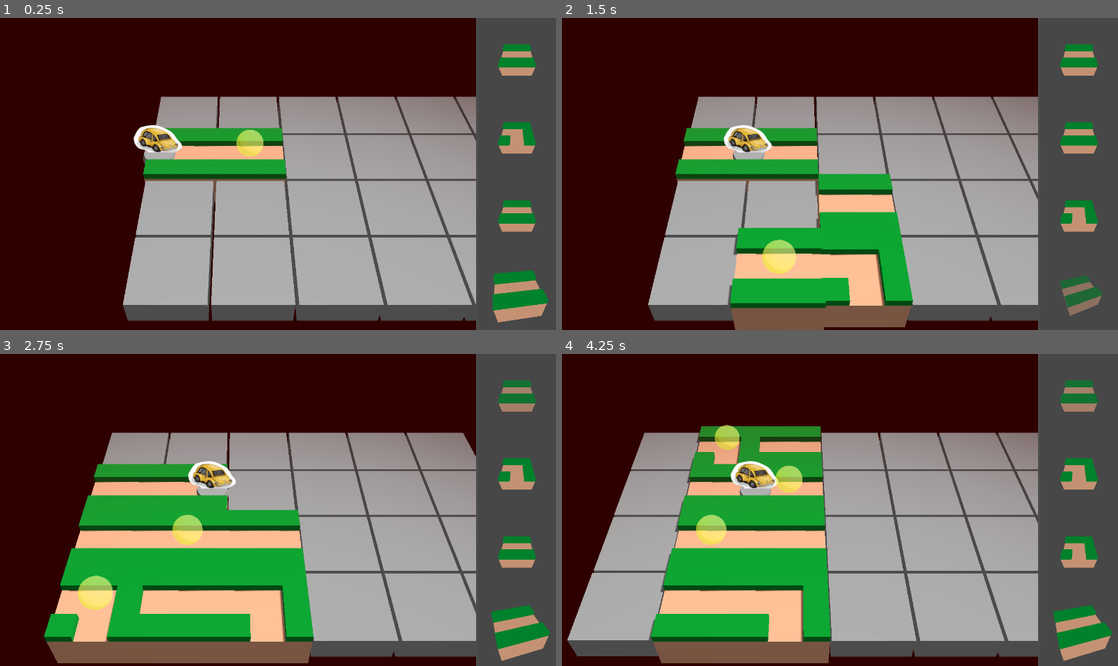
Above: before the commit, frames 1-4 (two rows, left to right).
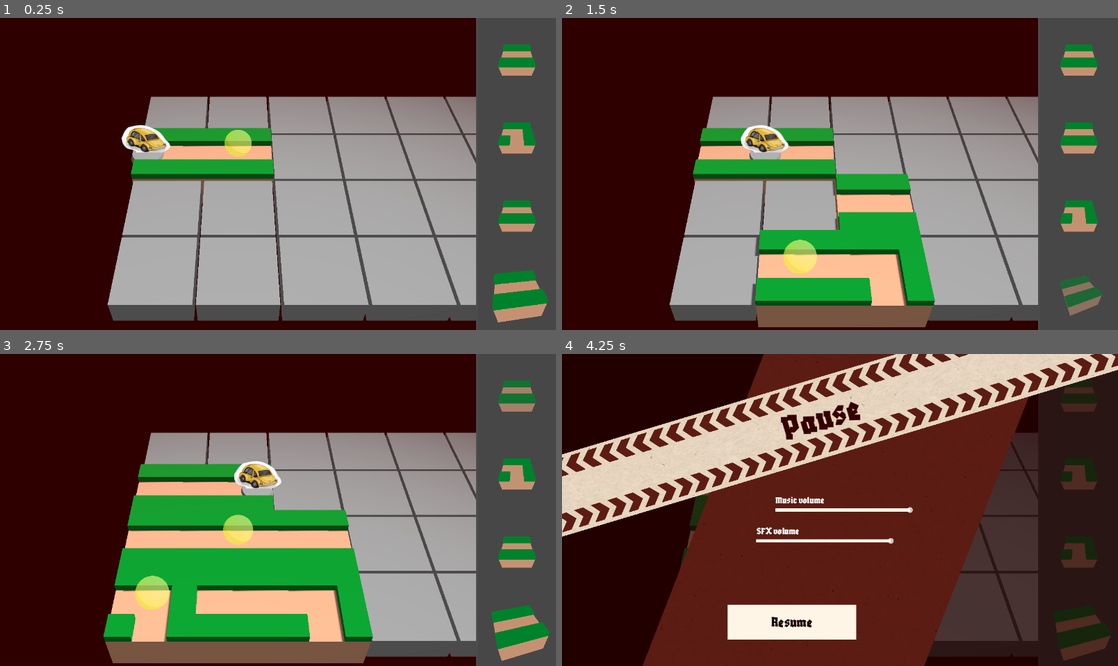
Above: after the commit, the same moments.

Repository: Pro1d/code4cause
Game: Godot game, scene res://scenes/main/GameMain.tscn
Two runs of this game, one before a commit and one after it. Both use one fixed random seed, a clock stepped at 60 frames per second and the inputs below. Sound files missing from this copy of the repository are replaced by a short silence.
Inputs (mouse positions are in pixels of both pictures, inside the frame that each line leads up to):
- Up to frame 1 (0.25 s): no input
- Up to frame 2 (1.5 s): tap Enter (ui_accept) at 0.5, 1.35 s; move the mouse to (962, 158) at 0.52 s; hold D (move_right) 0.53-1.28 s; hold Enter (ui_accept) 0.53-1.28 s; move the mouse to (728, 189) at 1.27 s; hold S (move_down) from 1.28 s (still down)
- Up to frame 3 (2.75 s): tap Enter (ui_accept) at 1.52, 1.82 s; move the mouse to (333, 441) at 2.02 s; release S (move_down) at 2.03 s; hold D (move_right) from 2.03 s (still down); hold Enter (ui_accept) from 2.03 s (still down)
- Up to frame 4 (4.25 s): move the mouse to (812, 572) at 2.77 s; release D (move_right) at 2.78 s; release Enter (ui_accept) at 2.78 s; hold W (move_up) 2.78-3.53 s; tap Enter (ui_accept) at 2.85, 3.02, 3.32 s; move the mouse to (1006, 556) at 3.52 s; hold A (move_left) from 3.53 s (still down); hold Enter (ui_accept) from 3.53 s (still down); tap Escape (ui_cancel) at 4.15 s

The runs differ from the first frame. In frame 1, 6.2% of the frame differs, in the area x 19-86%, y 25-98%; in frame 2, 12%; in frame 3, 19%; in frame 4, 88%, in the area x 0-100%, y 0-100%.
Error after the commit: Parse Error: Identifier "MusicManager" not declared in the current scope. (res://scripts/ui/pause_menu.gd:5)

Commit message:
Pause menu, music volume controller

Diff:
--- /dev/null
+++ b/assets/shaders/ui/scrolling_texture.gdshader
@@ -0,0 +1,12 @@
+shader_type canvas_item;
+
+uniform float speed = 0.5;  // Scrolling speed
+uniform vec2 direction = vec2(1.0, 0.0);  // (1,0) = horizontal, (0,1) = vertical
+uniform vec4 tint_color : source_color = vec4(1.0, 1.0, 1.0, 1.0);  // Color multiplier
+uniform vec2 tiling = vec2(1.0, 1.0);  // Tiling factor
+
+void fragment() {
+    vec2 uv_scroll = fract(UV * tiling + direction * TIME * speed);
+    vec4 tex_color = texture(TEXTURE, uv_scroll);
+    COLOR = tex_color * tint_color;  // Multiply texture color with tint
+}
--- a/scenes/game/game_scene.tscn
+++ b/scenes/game/game_scene.tscn
@@ -6,6 +6,7 @@
 [ext_resource type="Script" path="res://scripts/prototype/grid_movement_controller.gd" id="3_usuh6"]
 [ext_resource type="PackedScene" uid="uid://dfxnn5sgl8knh" path="res://scenes/player/player.tscn" id="5_sok4i"]
 [ext_resource type="PackedScene" uid="uid://xiiuhs2xgxi5" path="res://scenes/gameplay/metronome.tscn" id="6_ud3em"]
+[ext_resource type="AudioStream" uid="uid://clybhvggs3fwa" path="res://assets/musics/Combat Orchestral - Low (Menu).wav" id="7_kp3rl"]
 
 [sub_resource type="Environment" id="Environment_f4h1w"]
 background_mode = 1
@@ -25,6 +26,7 @@
 fog_depth_end = 12.0
 
 [node name="GameScene" type="Node3D"]
+process_mode = 1
 script = ExtResource("1_x51h5")
 
 [node name="WorldEnvironment" type="WorldEnvironment" parent="."]
@@ -58,7 +60,14 @@
 unique_name_in_owner = true
 
 [node name="Metronome" parent="." instance=ExtResource("6_ud3em")]
+enabled = false
 bpm = 80.0
+
+[node name="MusicStreamPlayer" type="AudioStreamPlayer" parent="."]
+stream = ExtResource("7_kp3rl")
+volume_db = 6.0
+autoplay = true
+bus = &"Music"
 
 [connection signal="on_bar_start" from="Metronome" to="." method="add_row"]
 [connection signal="on_pulse" from="Metronome" to="TileGrid" method="animate_predrawn_cell"]
--- a/scenes/main/GameMain.tscn
+++ b/scenes/main/GameMain.tscn
@@ -1,10 +1,23 @@
-[gd_scene load_steps=4 format=3 uid="uid://dup7r0nrptxj"]
+[gd_scene load_steps=10 format=3 uid="uid://dup7r0nrptxj"]
 
 [ext_resource type="PackedScene" uid="uid://5j3nkd57dwpk" path="res://scenes/game/game_scene.tscn" id="1_5yrsn"]
 [ext_resource type="Script" path="res://scenes/main/game_main.gd" id="1_uhk2i"]
 [ext_resource type="PackedScene" uid="uid://btlhmdbpe6gqk" path="res://scenes/main/tile_viewport_container.tscn" id="3_f2sao"]
+[ext_resource type="Script" path="res://scripts/ui/pause_menu.gd" id="4_osjqf"]
+[ext_resource type="Theme" uid="uid://e2qgxo4dwns7" path="res://resources/themes/hud.theme" id="4_sfmvd"]
+[ext_resource type="Shader" path="res://assets/shaders/ui/scrolling_texture.gdshader" id="6_5pjwo"]
+[ext_resource type="Texture2D" uid="uid://dwdbutlom2p5e" path="res://assets/textures/paper_texture_512.jpg" id="6_vqqcm"]
+[ext_resource type="Texture2D" uid="uid://081an0nbixyh" path="res://assets/textures/Shapes/Arrow_thick.png" id="7_iaqjs"]
+
+[sub_resource type="ShaderMaterial" id="ShaderMaterial_4vvsm"]
+shader = ExtResource("6_5pjwo")
+shader_parameter/speed = 0.5
+shader_parameter/direction = Vector2(1, 0)
+shader_parameter/tint_color = Color(0.360784, 0.109804, 0.0745098, 1)
+shader_parameter/tiling = Vector2(3, 3)
 
 [node name="GameMain" type="MarginContainer"]
+process_mode = 3
 anchors_preset = 15
 anchor_right = 1.0
 anchor_bottom = 1.0
@@ -71,3 +84,223 @@
 [node name="BottomOffset" type="Control" parent="HBoxContainer/MarginContainer/ColorRect/NextTiles"]
 unique_name_in_owner = true
 layout_mode = 2
+
+[node name="PauseMenu" type="Control" parent="."]
+layout_mode = 2
+script = ExtResource("4_osjqf")
+
+[node name="Background" type="ColorRect" parent="PauseMenu"]
+layout_mode = 1
+anchors_preset = 15
+anchor_right = 1.0
+anchor_bottom = 1.0
+grow_horizontal = 2
+grow_vertical = 2
+color = Color(0.117647, 0, 0, 0.705882)
+
+[node name="Panel" type="Control" parent="PauseMenu"]
+layout_mode = 1
+anchors_preset = 13
+anchor_left = 0.5
+anchor_right = 0.5
+anchor_bottom = 1.0
+offset_left = -236.0
+offset_right = 236.0
+grow_horizontal = 2
+grow_vertical = 2
+
+[node name="Background" type="TextureRect" parent="PauseMenu/Panel"]
+modulate = Color(0.397578, 0.128034, 0.0905271, 1)
+layout_mode = 1
+anchors_preset = 15
+anchor_right = 1.0
+anchor_bottom = 1.0
+offset_left = 193.0
+offset_top = -372.0
+offset_right = 366.0
+offset_bottom = 377.0
+grow_horizontal = 2
+grow_vertical = 2
+rotation = 0.370072
+texture = ExtResource("6_vqqcm")
+expand_mode = 1
+stretch_mode = 1
+
+[node name="ResumeButton" type="Button" parent="PauseMenu/Panel"]
+layout_mode = 1
+anchors_preset = 7
+anchor_left = 0.5
+anchor_top = 1.0
+anchor_right = 0.5
+anchor_bottom = 1.0
+offset_left = -276.0
+offset_top = -151.0
+offset_right = 40.0
+offset_bottom = -65.0
+grow_horizontal = 2
+grow_vertical = 0
+theme = ExtResource("4_sfmvd")
+theme_override_font_sizes/font_size = 36
+text = "Resume"
+
+[node name="MusicSlider" type="Control" parent="PauseMenu/Panel"]
+layout_mode = 1
+anchors_preset = 8
+anchor_left = 0.5
+anchor_top = 0.5
+anchor_right = 0.5
+anchor_bottom = 0.5
+offset_left = -166.0
+offset_top = -36.0
+offset_right = 186.0
+offset_bottom = 36.0
+grow_horizontal = 2
+grow_vertical = 2
+
+[node name="SliderLabel" type="Label" parent="PauseMenu/Panel/MusicSlider"]
+layout_mode = 1
+anchors_preset = 8
+anchor_left = 0.5
+anchor_top = 0.5
+anchor_right = 0.5
+anchor_bottom = 0.5
+offset_left = -169.0
+offset_top = -39.0
+offset_right = -49.0
+offset_bottom = -10.0
+grow_horizontal = 2
+grow_vertical = 2
+text = "Music volume"
+
+[node name="HSlider" type="HSlider" parent="PauseMenu/Panel/MusicSlider"]
+layout_mode = 1
+anchors_preset = 8
+anchor_left = 0.5
+anchor_top = 0.5
+anchor_right = 0.5
+anchor_bottom = 0.5
+offset_left = -169.5
+offset_top = -8.0
+offset_right = 169.5
+offset_bottom = 8.0
+grow_horizontal = 2
+grow_vertical = 2
+theme = ExtResource("4_sfmvd")
+max_value = 1.0
+step = 0.1
+value = 1.0
+
+[node name="SfxSlider" type="Control" parent="PauseMenu/Panel"]
+layout_mode = 1
+anchors_preset = 8
+anchor_left = 0.5
+anchor_top = 0.5
+anchor_right = 0.5
+anchor_bottom = 0.5
+offset_left = -213.0
+offset_top = 40.0
+offset_right = 139.0
+offset_bottom = 112.0
+grow_horizontal = 2
+grow_vertical = 2
+
+[node name="SliderLabel" type="Label" parent="PauseMenu/Panel/SfxSlider"]
+layout_mode = 1
+anchors_preset = 8
+anchor_left = 0.5
+anchor_top = 0.5
+anchor_right = 0.5
+anchor_bottom = 0.5
+offset_left = -169.0
+offset_top = -39.0
+offset_right = -49.0
+offset_bottom = -10.0
+grow_horizontal = 2
+grow_vertical = 2
+text = "SFX volume
+"
+
+[node name="HSlider" type="HSlider" parent="PauseMenu/Panel/SfxSlider"]
+layout_mode = 1
+anchors_preset = 8
+anchor_left = 0.5
+anchor_top = 0.5
+anchor_right = 0.5
+anchor_bottom = 0.5
+offset_left = -169.5
+offset_top = -8.0
+offset_right = 169.5
+offset_bottom = 8.0
+grow_horizontal = 2
+grow_vertical = 2
+theme = ExtResource("4_sfmvd")
+max_value = 1.0
+step = 0.1
+value = 1.0
+
+[node name="Banner" type="TextureRect" parent="PauseMenu"]
+modulate = Color(0.996078, 0.960784, 0.901961, 1)
+layout_mode = 1
+anchors_preset = 8
+anchor_left = 0.5
+anchor_top = 0.5
+anchor_right = 0.5
+anchor_bottom = 0.5
+offset_left = -962.0
+offset_top = -53.0
+offset_right = 806.0
+offset_bottom = 141.0
+grow_horizontal = 2
+grow_vertical = 2
+rotation = -0.292033
+texture = ExtResource("6_vqqcm")
+expand_mode = 1
+stretch_mode = 1
+
+[node name="Label" type="Label" parent="PauseMenu/Banner"]
+layout_mode = 1
+anchors_preset = 15
+anchor_right = 1.0
+anchor_bottom = 1.0
+offset_left = 87.0
+grow_horizontal = 2
+grow_vertical = 2
+theme_override_colors/font_color = Color(0.207843, 0, 0, 1)
+theme_override_font_sizes/font_size = 90
+text = "Pause"
+horizontal_alignment = 1
+vertical_alignment = 1
+
+[node name="TopStripe" type="TextureRect" parent="PauseMenu/Banner"]
+texture_repeat = 2
+material = SubResource("ShaderMaterial_4vvsm")
+layout_mode = 1
+anchors_preset = 10
+anchor_right = 1.0
+offset_left = -0.387865
+offset_top = 8.23705
+offset_right = -0.387817
+offset_bottom = 52.2371
+grow_horizontal = 2
+texture = ExtResource("7_iaqjs")
+expand_mode = 2
+stretch_mode = 1
+
+[node name="BottomStripe" type="TextureRect" parent="PauseMenu/Banner"]
+texture_repeat = 2
+material = SubResource("ShaderMaterial_4vvsm")
+layout_mode = 1
+anchors_preset = 10
+anchor_right = 1.0
+offset_left = -0.272081
+offset_top = 139.842
+offset_right = -0.272095
+offset_bottom = 183.842
+grow_horizontal = 2
+texture = ExtResource("7_iaqjs")
+expand_mode = 2
+stretch_mode = 1
+flip_h = true
+
+[connection signal="pressed" from="PauseMenu/Panel/ResumeButton" to="." method="pause"]
+[connection signal="value_changed" from="PauseMenu/Panel/MusicSlider/HSlider" to="PauseMenu" method="set_music_volume"]
--- a/scenes/main/game_main.gd
+++ b/scenes/main/game_main.gd
@@ -2,6 +2,7 @@
 
 @onready var next_tiles_holders : Container = %NextTiles
 @onready var game_scene : GameScene = %GameScene
+@onready var pause_menu: Control = $PauseMenu
 
 var all_tiles_scene : Array[PackedScene] = [
 	preload("res://resources/placeholder/tile_straight.tscn"),
@@ -11,7 +12,10 @@
 var next_tiles : Array[PackedScene] = []
 var next_tiles_length: int = 4
 
+var is_paused := false
+
 func _ready() -> void:
+	pause_menu.visible = false
 	for i in next_tiles_length:
 		add_next_tile()
 	update_all_tiles()
@@ -59,3 +63,15 @@
 		.set_ease(Tween.EASE_OUT).set_trans(Tween.TRANS_CUBIC)
 	tween.tween_property(last_holder, "modulate:a", 1.0, .5).from(0.0) \
 		.set_ease(Tween.EASE_OUT).set_trans(Tween.TRANS_QUAD)
+
+
+func _input(event: InputEvent) -> void:
+	if(event.is_action_pressed("ui_cancel")):
+		pause()
+
+
+func pause() -> void:
+	is_paused = !is_paused
+	print("is_paused: "+str(is_paused))
+	pause_menu.visible = is_paused
+	get_tree().paused = is_paused
--- a/scenes/menu/looser_menu.gd
+++ b/scenes/menu/looser_menu.gd
@@ -2,6 +2,7 @@
 
 func _ready() -> void:
 	($Label as Label).text = "Score: %d" % Config.score
+
 func _input(event: InputEvent) -> void:
 	if event.is_action_pressed("ui_accept"):
 		Config.score = 0
--- a/scripts/singleton/MusicManager.gd
+++ b/scripts/singleton/MusicManager.gd
@@ -1,21 +1,11 @@
 extends Node
 
-enum Volume { LOW=1, HIGH=2 }
-
-#const menu_music := preload("res://assets/musics/TownTheme.ogg")
-#const game_music := preload("res://assets/musics/snow_city.ogg")
-
-var _vol := Volume.HIGH
 var _mute := false
-@onready var _player := AudioStreamPlayer.new()
+@onready var player :AudioStreamPlayer
 @onready var _music_bus := AudioServer.get_bus_index(&"Music")
-@onready var _default_volume_db := AudioServer.get_bus_volume_db(_music_bus)
 
 func _ready() -> void:
 	process_mode = PROCESS_MODE_ALWAYS
-	_player.bus = &"Music"
-	set_volume(_vol)
-	add_child(_player)
 
 func toggle_mute() -> void:
 	set_mute(not _mute)
@@ -27,24 +17,9 @@
 func is_mute() -> bool:
 	return _mute
 
-func set_volume(level: Volume) -> void:
+func set_volume(level: float) -> void:
 	set_mute(false)
-	_vol = level
-	match level:
-		Volume.HIGH:
-			AudioServer.set_bus_volume_db(_music_bus, _default_volume_db)
-		Volume.LOW:
-			AudioServer.set_bus_volume_db(_music_bus, _default_volume_db - 9.0)
-
-#func start_menu_music() -> void:
-	#if _player.stream != menu_music or not _player.playing:
-		#_player.stream = menu_music
-		#_player.play()
-#
-#func start_game_music() -> void:
-	#if _player.stream != game_music or not _player.playing:
-		#_player.stream = game_music
-		#_player.play()
+	AudioServer.set_bus_volume_db(_music_bus, linear_to_db(level))
 
 func stop_music() -> void:
-	_player.stop()
+	player.stop()
--- /dev/null
+++ b/scripts/ui/pause_menu.gd
@@ -0,0 +1,5 @@
+class_name PauseMenu
+extends Node
+
+func set_music_volume(value:float) -> void:
+	MusicManager.set_volume(value)
Binary file added: assets/fonts/Blaka-Regular.ttf
Not shown, added: assets/fonts/Blaka-Regular.ttf.import
Binary file added: assets/textures/Shapes/Arrow_thick.png
Not shown, added: assets/textures/Shapes/Arrow_thick.png.import
Binary file added: assets/textures/paper_texture_512.jpg
Not shown, added: assets/textures/paper_texture_512.jpg.import
Binary file changed: resources/themes/hud.theme
Not shown: 1 places in scenes/game/game_scene.tscn that only renumber resources
